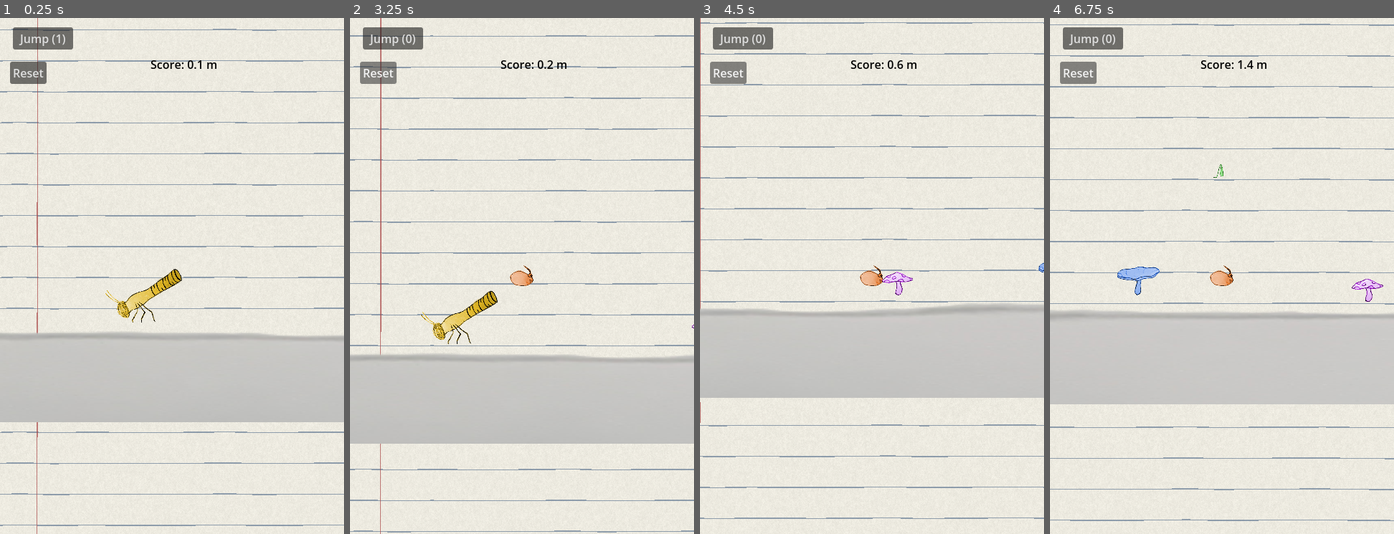
Above: before the commit, frames 1-4 (left to right).
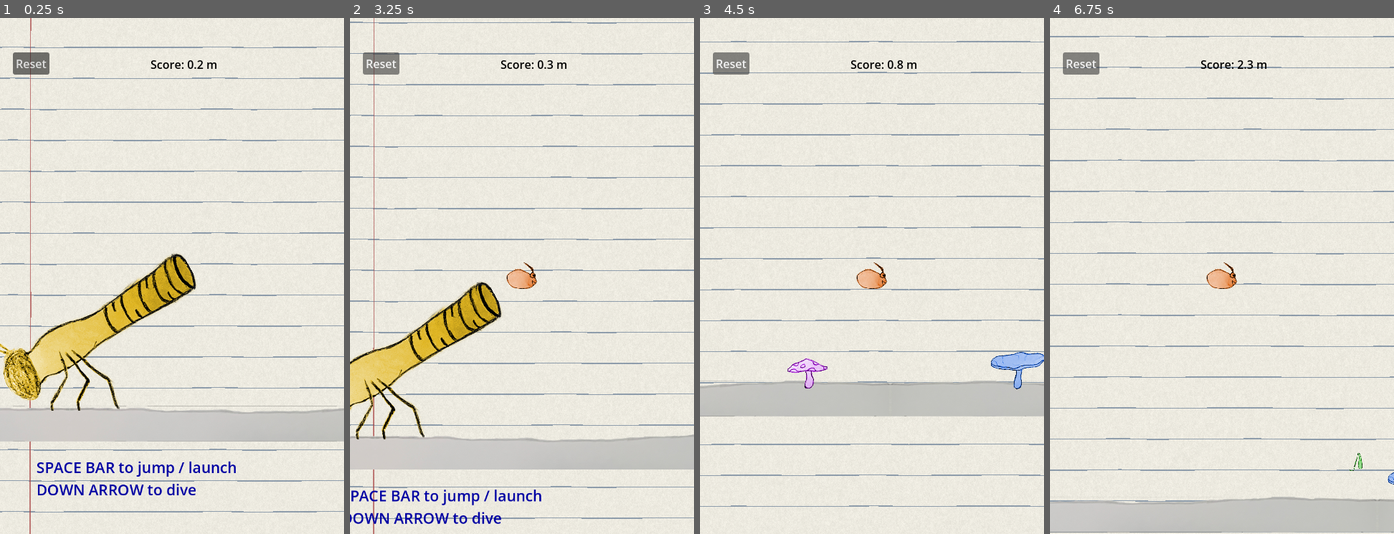
Above: after the commit, the same moments.

Repository: TOMYAAAAAH/paf-la-mite
Game: Godot game, scene res://main.tscn
Two runs of this game, one before a commit and one after it. Both use one fixed random seed, a clock stepped at 60 frames per second and the inputs below.
Inputs (mouse positions are in pixels of both pictures, inside the frame that each line leads up to):
- Up to frame 1 (0.25 s): no input
- Up to frame 2 (3.25 s): click (391, 38) at 0.5 s, where only the run before the commit has a clickable "Jump (1)"; click (391, 38) at 1.25 s, where only the run before the commit has a clickable "Jump (0)"; click "Reset" at 2 s; tap Enter (ui_accept) at 2.75, 3.02 s
- Up to frame 3 (4.5 s): tap Enter (ui_accept) at 3.77 s; hold Down (ui_down) from 4.28 s (still down)
- Up to frame 4 (6.75 s): release Down (ui_down) at 5.03 s; tap Enter (ui_accept) at 5.27, 6.02 s; hold Down (ui_down) from 6.53 s (still down)

The runs differ from the first frame. In frame 1, 28% of the frame differs, in the area x 0-100%, y 0-100%; in frame 2, 31%; in frame 3, 25%; in frame 4, 31%, in the area x 0-100%, y 1-100%.

Commit message:
refinments

Diff:
--- a/floor.tscn
+++ b/floor.tscn
@@ -7,11 +7,15 @@
 
 [node name="Floor" type="StaticBody2D" unique_id=215917808]
 
-[node name="Sprite2D" type="Sprite2D" parent="." unique_id=950980291]
-position = Vector2(4079, 696)
-scale = Vector2(9.085903, 3.8289473)
+[node name="TextureRect" type="TextureRect" parent="." unique_id=1580167192]
+offset_left = -805.0
+offset_top = 543.0
+offset_right = 160757.0
+offset_bottom = 619.0
 texture = ExtResource("1_oj3tl")
+stretch_mode = 1
 
 [node name="CollisionShape2D" type="CollisionShape2D" parent="." unique_id=944876245]
-position = Vector2(4107, 560)
+position = Vector2(3565, 560)
+scale = Vector2(1000, 1)
 shape = SubResource("RectangleShape2D_ryoud")
--- a/launcher.tscn
+++ b/launcher.tscn
@@ -6,12 +6,12 @@
 [node name="Sprite2D" type="Sprite2D" unique_id=170151492]
 
 [node name="LauncherBody" type="Sprite2D" parent="." unique_id=979746101]
-position = Vector2(-10, -32)
+position = Vector2(-10.000002, -113.000015)
 rotation = -0.5061455
-scale = Vector2(0.35, 0.35)
+scale = Vector2(0.8, 0.8)
 texture = ExtResource("1_cvfd6")
 
 [node name="LauncherLeg" type="Sprite2D" parent="." unique_id=2113047310]
 position = Vector2(-14.000003, 34)
-scale = Vector2(0.35, 0.35)
+scale = Vector2(0.8, 0.8)
 texture = ExtResource("2_vcerv")
--- a/main.tscn
+++ b/main.tscn
@@ -32,6 +32,10 @@
 shader_parameter/camera_x = 0.0
 shader_parameter/camera_y = 0.0
 
+[sub_resource type="LabelSettings" id="LabelSettings_4c57u"]
+font_size = 32
+font_color = Color(0, 5.7756904e-07, 0.637138, 1)
+
 [node name="Main" type="Node2D" unique_id=2144659749]
 script = ExtResource("1_lquwl")
 
@@ -40,57 +44,303 @@
 
 [node name="Mite" parent="." unique_id=693137260 instance=ExtResource("1_0xm2m")]
 visible = false
-position = Vector2(216, 480)
-
-[node name="CanvasGroup" type="CanvasGroup" parent="." unique_id=1475602717]
-position = Vector2(767, 515)
-
-[node name="Bouncer" parent="CanvasGroup" unique_id=200657326 instance=ExtResource("4_1bvp3")]
-position = Vector2(17, 41)
-
-[node name="BouncerLG" parent="CanvasGroup" unique_id=79131146 groups=["bouncer_lg"] instance=ExtResource("7_5vw27")]
-position = Vector2(466, 21)
-
-[node name="Bouncer2" parent="CanvasGroup" unique_id=1204321091 instance=ExtResource("4_1bvp3")]
-position = Vector2(3305, 39)
-
-[node name="Hopper" parent="CanvasGroup" unique_id=708622132 instance=ExtResource("6_7mycd")]
-position = Vector2(740, -277)
-
-[node name="BouncerLG2" parent="CanvasGroup" unique_id=220448700 groups=["bouncer_lg"] instance=ExtResource("7_5vw27")]
-position = Vector2(4603, 21)
-
-[node name="Bouncer3" parent="CanvasGroup" unique_id=1140013386 instance=ExtResource("4_1bvp3")]
-position = Vector2(1109, 41)
-
-[node name="Hopper2" parent="CanvasGroup" unique_id=1891947176 instance=ExtResource("6_7mycd")]
-position = Vector2(3232, -263)
-
-[node name="Hopper3" parent="CanvasGroup" unique_id=1147240129 instance=ExtResource("6_7mycd")]
-position = Vector2(2361, -21)
-
-[node name="BouncerLG3" parent="CanvasGroup" unique_id=966501999 groups=["bouncer_lg"] instance=ExtResource("7_5vw27")]
-position = Vector2(2974, 33)
-
-[node name="Hopper4" parent="CanvasGroup" unique_id=1572946301 instance=ExtResource("6_7mycd")]
-position = Vector2(4063, 35)
-
-[node name="Hopper5" parent="CanvasGroup" unique_id=1582883039 instance=ExtResource("6_7mycd")]
-position = Vector2(2008, 1)
-
-[node name="BouncerLG4" parent="CanvasGroup" unique_id=1345919775 groups=["bouncer_lg"] instance=ExtResource("7_5vw27")]
-position = Vector2(2088, 57)
+position = Vector2(316, 310)
+
+[node name="HopperGroup" type="CanvasGroup" parent="." unique_id=208860336]
+
+[node name="Hopper" parent="HopperGroup" unique_id=708622132 instance=ExtResource("6_7mycd")]
+position = Vector2(1507, 238)
+
+[node name="Hopper2" parent="HopperGroup" unique_id=1891947176 instance=ExtResource("6_7mycd")]
+position = Vector2(3999, 252)
+
+[node name="Hopper3" parent="HopperGroup" unique_id=1147240129 instance=ExtResource("6_7mycd")]
+position = Vector2(3128, 494)
+
+[node name="Hopper4" parent="HopperGroup" unique_id=1572946301 instance=ExtResource("6_7mycd")]
+position = Vector2(4830, 550)
+
+[node name="Hopper5" parent="HopperGroup" unique_id=1582883039 instance=ExtResource("6_7mycd")]
+position = Vector2(2775, 516)
+
+[node name="Hopper6" parent="HopperGroup" unique_id=1159277408 instance=ExtResource("6_7mycd")]
+position = Vector2(6213, 120)
+
+[node name="Hopper7" parent="HopperGroup" unique_id=1726202949 instance=ExtResource("6_7mycd")]
+position = Vector2(8705, 134)
+
+[node name="Hopper8" parent="HopperGroup" unique_id=58391427 instance=ExtResource("6_7mycd")]
+position = Vector2(8211, 399)
+
+[node name="Hopper10" parent="HopperGroup" unique_id=1956361870 instance=ExtResource("6_7mycd")]
+position = Vector2(7481, 398)
+
+[node name="Hopper11" parent="HopperGroup" unique_id=926988948 instance=ExtResource("6_7mycd")]
+position = Vector2(11922, 272)
+
+[node name="Hopper13" parent="HopperGroup" unique_id=1493526921 instance=ExtResource("6_7mycd")]
+position = Vector2(12753, 570)
+
+[node name="Hopper14" parent="HopperGroup" unique_id=1838857985 instance=ExtResource("6_7mycd")]
+position = Vector2(10698, 536)
+
+[node name="Hopper15" parent="HopperGroup" unique_id=364497515 instance=ExtResource("6_7mycd")]
+position = Vector2(14136, 140)
+
+[node name="Hopper17" parent="HopperGroup" unique_id=1546901734 instance=ExtResource("6_7mycd")]
+position = Vector2(15583, 516)
+
+[node name="Hopper18" parent="HopperGroup" unique_id=1743993150 instance=ExtResource("6_7mycd")]
+position = Vector2(17459, 452)
+
+[node name="Hopper20" parent="HopperGroup" unique_id=126293780 instance=ExtResource("6_7mycd")]
+position = Vector2(20936, 287)
+
+[node name="Hopper21" parent="HopperGroup" unique_id=642617521 instance=ExtResource("6_7mycd")]
+position = Vector2(20065, 529)
+
+[node name="Hopper22" parent="HopperGroup" unique_id=782016551 instance=ExtResource("6_7mycd")]
+position = Vector2(21767, 585)
+
+[node name="Hopper23" parent="HopperGroup" unique_id=1923022468 instance=ExtResource("6_7mycd")]
+position = Vector2(19712, 551)
+
+[node name="Hopper24" parent="HopperGroup" unique_id=795707393 instance=ExtResource("6_7mycd")]
+position = Vector2(23150, 155)
+
+[node name="Hopper25" parent="HopperGroup" unique_id=1801886867 instance=ExtResource("6_7mycd")]
+position = Vector2(25642, 169)
+
+[node name="Hopper27" parent="HopperGroup" unique_id=1606346950 instance=ExtResource("6_7mycd")]
+position = Vector2(26473, 467)
+
+[node name="Hopper30" parent="HopperGroup" unique_id=1079002565 instance=ExtResource("6_7mycd")]
+position = Vector2(27988, 549)
+
+[node name="Hopper31" parent="HopperGroup" unique_id=840022565 instance=ExtResource("6_7mycd")]
+position = Vector2(29690, 605)
+
+[node name="Hopper33" parent="HopperGroup" unique_id=151965476 instance=ExtResource("6_7mycd")]
+position = Vector2(31073, 175)
+
+[node name="Hopper34" parent="HopperGroup" unique_id=305985954 instance=ExtResource("6_7mycd")]
+position = Vector2(33565, 189)
+
+[node name="Hopper35" parent="HopperGroup" unique_id=1585529503 instance=ExtResource("6_7mycd")]
+position = Vector2(32520, 551)
+
+[node name="Hopper37" parent="HopperGroup" unique_id=326752934 instance=ExtResource("6_7mycd")]
+position = Vector2(38590, 250)
+
+[node name="Hopper38" parent="HopperGroup" unique_id=2096684130 instance=ExtResource("6_7mycd")]
+position = Vector2(41082, 264)
+
+[node name="Hopper40" parent="HopperGroup" unique_id=647378033 instance=ExtResource("6_7mycd")]
+position = Vector2(41913, 562)
+
+[node name="Hopper41" parent="HopperGroup" unique_id=911339119 instance=ExtResource("6_7mycd")]
+position = Vector2(39858, 528)
+
+[node name="Hopper46" parent="HopperGroup" unique_id=1974587885 instance=ExtResource("6_7mycd")]
+position = Vector2(44564, 410)
+
+[node name="Hopper47" parent="HopperGroup" unique_id=1448133684 instance=ExtResource("6_7mycd")]
+position = Vector2(49005, 284)
+
+[node name="Hopper48" parent="HopperGroup" unique_id=1818110960 instance=ExtResource("6_7mycd")]
+position = Vector2(48134, 526)
+
+[node name="Hopper49" parent="HopperGroup" unique_id=1621087569 instance=ExtResource("6_7mycd")]
+position = Vector2(49836, 582)
+
+[node name="Hopper52" parent="HopperGroup" unique_id=1964627113 instance=ExtResource("6_7mycd")]
+position = Vector2(53711, 166)
+
+[node name="Hopper53" parent="HopperGroup" unique_id=232261194 instance=ExtResource("6_7mycd")]
+position = Vector2(52666, 528)
+
+[node name="Hopper54" parent="HopperGroup" unique_id=40267746 instance=ExtResource("6_7mycd")]
+position = Vector2(54542, 464)
+
+[node name="BouncerGroup" type="CanvasGroup" parent="." unique_id=1475602717]
+position = Vector2(764, 561)
+
+[node name="Bouncer" parent="BouncerGroup" unique_id=200657326 instance=ExtResource("4_1bvp3")]
+position = Vector2(17, 0)
+
+[node name="BouncerLG" parent="BouncerGroup" unique_id=79131146 groups=["bouncer_lg"] instance=ExtResource("7_5vw27")]
+position = Vector2(466, 0)
+
+[node name="Bouncer2" parent="BouncerGroup" unique_id=1204321091 instance=ExtResource("4_1bvp3")]
+position = Vector2(3305, 0)
+
+[node name="BouncerLG2" parent="BouncerGroup" unique_id=220448700 groups=["bouncer_lg"] instance=ExtResource("7_5vw27")]
+position = Vector2(4603, 0)
+
+[node name="Bouncer3" parent="BouncerGroup" unique_id=1140013386 instance=ExtResource("4_1bvp3")]
+position = Vector2(1109, 0)
+
+[node name="BouncerLG3" parent="BouncerGroup" unique_id=966501999 groups=["bouncer_lg"] instance=ExtResource("7_5vw27")]
+position = Vector2(2974, 0)
+
+[node name="BouncerLG4" parent="BouncerGroup" unique_id=1345919775 groups=["bouncer_lg"] instance=ExtResource("7_5vw27")]
+position = Vector2(2088, 0)
+
+[node name="Bouncer4" parent="BouncerGroup" unique_id=126499419 instance=ExtResource("4_1bvp3")]
+position = Vector2(5770, 0)
+
+[node name="BouncerLG5" parent="BouncerGroup" unique_id=643368836 groups=["bouncer_lg"] instance=ExtResource("7_5vw27")]
+position = Vector2(6386, 0)
+
+[node name="Bouncer6" parent="BouncerGroup" unique_id=1656956080 instance=ExtResource("4_1bvp3")]
+position = Vector2(7271, 0)
+
+[node name="BouncerLG8" parent="BouncerGroup" unique_id=309873007 groups=["bouncer_lg"] instance=ExtResource("7_5vw27")]
+position = Vector2(8074, 0)
+
+[node name="BouncerLG9" parent="BouncerGroup" unique_id=1515245900 groups=["bouncer_lg"] instance=ExtResource("7_5vw27")]
+position = Vector2(12183, 0)
+
+[node name="Bouncer7" parent="BouncerGroup" unique_id=1933936023 instance=ExtResource("4_1bvp3")]
+position = Vector2(8495, 0)
+
+[node name="BouncerLG10" parent="BouncerGroup" unique_id=753605896 groups=["bouncer_lg"] instance=ExtResource("7_5vw27")]
+position = Vector2(10360, 0)
+
+[node name="Bouncer8" parent="BouncerGroup" unique_id=1475055217 instance=ExtResource("4_1bvp3")]
+position = Vector2(13156, 0)
+
+[node name="BouncerLG12" parent="BouncerGroup" unique_id=451231482 groups=["bouncer_lg"] instance=ExtResource("7_5vw27")]
+position = Vector2(13772, 0)
+
+[node name="BouncerLG13" parent="BouncerGroup" unique_id=762763570 groups=["bouncer_lg"] instance=ExtResource("7_5vw27")]
+position = Vector2(17909, 0)
+
+[node name="Bouncer10" parent="BouncerGroup" unique_id=997239985 instance=ExtResource("4_1bvp3")]
+position = Vector2(14657, 0)
+
+[node name="BouncerLG14" parent="BouncerGroup" unique_id=1442909753 groups=["bouncer_lg"] instance=ExtResource("7_5vw27")]
+position = Vector2(16280, 0)
+
+[node name="Bouncer11" parent="BouncerGroup" unique_id=1056380130 instance=ExtResource("4_1bvp3")]
+position = Vector2(18578, 0)
+
+[node name="BouncerLG15" parent="BouncerGroup" unique_id=331121117 groups=["bouncer_lg"] instance=ExtResource("7_5vw27")]
+position = Vector2(19876, 0)
+
+[node name="BouncerLG16" parent="BouncerGroup" unique_id=378703796 groups=["bouncer_lg"] instance=ExtResource("7_5vw27")]
+position = Vector2(21342, 0)
+
+[node name="Bouncer12" parent="BouncerGroup" unique_id=1034494087 instance=ExtResource("4_1bvp3")]
+position = Vector2(22509, 0)
+
+[node name="BouncerLG19" parent="BouncerGroup" unique_id=696130097 groups=["bouncer_lg"] instance=ExtResource("7_5vw27")]
+position = Vector2(23125, 0)
+
+[node name="Bouncer13" parent="BouncerGroup" unique_id=2123470035 instance=ExtResource("4_1bvp3")]
+position = Vector2(25964, 0)
+
+[node name="Bouncer14" parent="BouncerGroup" unique_id=879797238 instance=ExtResource("4_1bvp3")]
+position = Vector2(24010, 0)
+
+[node name="BouncerLG21" parent="BouncerGroup" unique_id=1762203608 groups=["bouncer_lg"] instance=ExtResource("7_5vw27")]
+position = Vector2(25633, 0)
+
+[node name="BouncerLG22" parent="BouncerGroup" unique_id=1160713796 groups=["bouncer_lg"] instance=ExtResource("7_5vw27")]
+position = Vector2(28183, 0)
+
+[node name="Bouncer16" parent="BouncerGroup" unique_id=1493544039 instance=ExtResource("4_1bvp3")]
+position = Vector2(31022, 0)
+
+[node name="BouncerLG23" parent="BouncerGroup" unique_id=734601365 groups=["bouncer_lg"] instance=ExtResource("7_5vw27")]
+position = Vector2(32320, 0)
+
+[node name="Bouncer17" parent="BouncerGroup" unique_id=2127493505 instance=ExtResource("4_1bvp3")]
+position = Vector2(28826, 0)
+
+[node name="BouncerLG25" parent="BouncerGroup" unique_id=1247651208 groups=["bouncer_lg"] instance=ExtResource("7_5vw27")]
+position = Vector2(29805, 0)
+
+[node name="Bouncer18" parent="BouncerGroup" unique_id=42784504 instance=ExtResource("4_1bvp3")]
+position = Vector2(33487, 0)
+
+[node name="BouncerLG26" parent="BouncerGroup" unique_id=698600561 groups=["bouncer_lg"] instance=ExtResource("7_5vw27")]
+position = Vector2(34103, 0)
+
+[node name="Bouncer19" parent="BouncerGroup" unique_id=1993099005 instance=ExtResource("4_1bvp3")]
+position = Vector2(36942, 0)
+
+[node name="BouncerLG27" parent="BouncerGroup" unique_id=2007611555 groups=["bouncer_lg"] instance=ExtResource("7_5vw27")]
+position = Vector2(38240, 0)
+
+[node name="Bouncer20" parent="BouncerGroup" unique_id=231244619 instance=ExtResource("4_1bvp3")]
+position = Vector2(34988, 0)
+
+[node name="BouncerLG28" parent="BouncerGroup" unique_id=1377521814 groups=["bouncer_lg"] instance=ExtResource("7_5vw27")]
+position = Vector2(36611, 0)
+
+[node name="BouncerLG29" parent="BouncerGroup" unique_id=1669628915 groups=["bouncer_lg"] instance=ExtResource("7_5vw27")]
+position = Vector2(35791, 0)
+
+[node name="BouncerLG30" parent="BouncerGroup" unique_id=384957218 groups=["bouncer_lg"] instance=ExtResource("7_5vw27")]
+position = Vector2(39900, 0)
+
+[node name="Bouncer21" parent="BouncerGroup" unique_id=1959231393 instance=ExtResource("4_1bvp3")]
+position = Vector2(36212, 0)
+
+[node name="BouncerLG31" parent="BouncerGroup" unique_id=1043085728 groups=["bouncer_lg"] instance=ExtResource("7_5vw27")]
+position = Vector2(38077, 0)
+
+[node name="BouncerLG32" parent="BouncerGroup" unique_id=1450461720 groups=["bouncer_lg"] instance=ExtResource("7_5vw27")]
+position = Vector2(37191, 0)
+
+[node name="Bouncer22" parent="BouncerGroup" unique_id=716556878 instance=ExtResource("4_1bvp3")]
+position = Vector2(40873, 0)
+
+[node name="BouncerLG33" parent="BouncerGroup" unique_id=1794560660 groups=["bouncer_lg"] instance=ExtResource("7_5vw27")]
+position = Vector2(41489, 0)
+
+[node name="Bouncer23" parent="BouncerGroup" unique_id=952735561 instance=ExtResource("4_1bvp3")]
+position = Vector2(44328, 0)
+
+[node name="BouncerLG34" parent="BouncerGroup" unique_id=1334520862 groups=["bouncer_lg"] instance=ExtResource("7_5vw27")]
+position = Vector2(45626, 0)
+
+[node name="Bouncer24" parent="BouncerGroup" unique_id=1761321249 instance=ExtResource("4_1bvp3")]
+position = Vector2(42374, 0)
+
+[node name="BouncerLG35" parent="BouncerGroup" unique_id=523966627 groups=["bouncer_lg"] instance=ExtResource("7_5vw27")]
+position = Vector2(43997, 0)
+
+[node name="BouncerLG37" parent="BouncerGroup" unique_id=16358869 groups=["bouncer_lg"] instance=ExtResource("7_5vw27")]
+position = Vector2(49059, 0)
+
+[node name="BouncerLG39" parent="BouncerGroup" unique_id=248662573 groups=["bouncer_lg"] instance=ExtResource("7_5vw27")]
+position = Vector2(46544, 0)
+
+[node name="Bouncer26" parent="BouncerGroup" unique_id=1526163937 instance=ExtResource("4_1bvp3")]
+position = Vector2(50226, 0)
+
+[node name="Bouncer27" parent="BouncerGroup" unique_id=567439762 instance=ExtResource("4_1bvp3")]
+position = Vector2(53681, 0)
+
+[node name="BouncerLG41" parent="BouncerGroup" unique_id=454057319 groups=["bouncer_lg"] instance=ExtResource("7_5vw27")]
+position = Vector2(54979, 0)
+
+[node name="BouncerLG42" parent="BouncerGroup" unique_id=201475945 groups=["bouncer_lg"] instance=ExtResource("7_5vw27")]
+position = Vector2(53350, 0)
 
 [node name="CanvasLayer" type="CanvasLayer" parent="." unique_id=933197081]
 
 [node name="ResetButton" type="Button" parent="CanvasLayer" unique_id=485472565]
-offset_left = 14.0
-offset_top = 61.0
-offset_right = 65.0
-offset_bottom = 92.0
+offset_left = 18.0
+offset_top = 48.0
+offset_right = 69.0
+offset_bottom = 79.0
 text = "Reset"
 
 [node name="JumpButton" type="Button" parent="CanvasLayer" unique_id=36778432]
+visible = false
 offset_left = 18.0
 offset_top = 13.0
 offset_right = 102.0
@@ -138,7 +388,16 @@
 stream = ExtResource("8_5vw27")
 
 [node name="Launcher" parent="." unique_id=170151492 instance=ExtResource("9_kek77")]
-position = Vector2(151, 547)
+position = Vector2(143, 500)
+
+[node name="Label" type="Label" parent="." unique_id=1505929417]
+offset_left = 25.0
+offset_top = 698.0
+offset_right = 456.0
+offset_bottom = 791.0
+text = "SPACE BAR to jump / launch
+DOWN ARROW to dive"
+label_settings = SubResource("LabelSettings_4c57u")
 
 [connection signal="pressed" from="CanvasLayer/ResetButton" to="." method="_on_reset_button_pressed"]
 [connection signal="pressed" from="CanvasLayer/GameOverScreen/PlayAgainButton" to="." method="_on_reset_button_pressed"]
--- a/mite.gd
+++ b/mite.gd
@@ -4,9 +4,9 @@
 const GRAVITY := 980
 const MAX_LAUNCH_POWER := 1000
 const LAUNCH_CHARGE_SPEED := 1000
-const BOUNCER_SPEED_MULTIPLIER_SM := 1.2
+const BOUNCER_SPEED_MULTIPLIER_SM := 1.3
 const BOUNCER_SPEED_MULTIPLIER_LG := 1.8
-const FLOOR_SPEED_MULTIPLIER := 0.7
+const FLOOR_SPEED_MULTIPLIER := 0.8
 const DIVE_VELOCITY_MULTIPLIER := 1.1
 const LAUNCH_SPEED_RATIO := 0.7
 const FLOOR_SPEED_THRESHOLD := 25
@@ -15,6 +15,7 @@
 
 # --- Node References ---
 @onready var velocity_label = $VelocityLabel
+@onready var leg = $Leg
 @onready var jump_button = get_node("/root/Main/CanvasLayer/JumpButton")
 @onready var score_label = get_node("/root/Main/CanvasLayer/ScoreLabel")
 @onready var game_over_screen = get_node("/root/Main/CanvasLayer/GameOverScreen")
@@ -207,6 +208,7 @@
 # --- Jump Button ---
 func _update_jump_button():
 	jump_button.text = "Jump (%d)" % leg_count
+	self.leg.visible = leg_count > 0
 
 func _handle_jump_input():
 	if Input.is_action_just_pressed("ui_accept") and not is_starting:
--- a/mite.tscn
+++ b/mite.tscn
@@ -2,6 +2,7 @@
 
 [ext_resource type="Script" uid="uid://cf4wg06agqojj" path="res://mite.gd" id="1_ekd8s"]
 [ext_resource type="Texture2D" uid="uid://bv5qbsoh3ltks" path="res://art/mite1.png" id="2_rubit"]
+[ext_resource type="Texture2D" uid="uid://b74fhxigiprho" path="res://art/leg.png" id="3_ekd8s"]
 
 [sub_resource type="CapsuleShape2D" id="CapsuleShape2D_bcwpt"]
 radius = 29.0
@@ -9,7 +10,6 @@
 
 [node name="Mite" type="CharacterBody2D" unique_id=693137260]
 script = ExtResource("1_ekd8s")
-metadata/_edit_group_ = true
 
 [node name="Mite1" type="Sprite2D" parent="." unique_id=974730213]
 position = Vector2(-0.521389, -0.49999785)
@@ -21,7 +21,7 @@
 shape = SubResource("CapsuleShape2D_bcwpt")
 
 [node name="Camera2D" type="Camera2D" parent="." unique_id=1144531218]
-zoom = Vector2(0.5, 0.5)
+zoom = Vector2(0.65, 0.65)
 
 [node name="VelocityLabel" type="Label" parent="." unique_id=854925634]
 visible = false
@@ -29,3 +29,9 @@
 offset_top = -311.0
 offset_right = -48.0
 offset_bottom = -288.0
+
+[node name="Leg" type="Sprite2D" parent="." unique_id=1684440694]
+visible = false
+position = Vector2(-35.000004, -5.999998)
+scale = Vector2(0.25285715, 0.25285715)
+texture = ExtResource("3_ekd8s")
